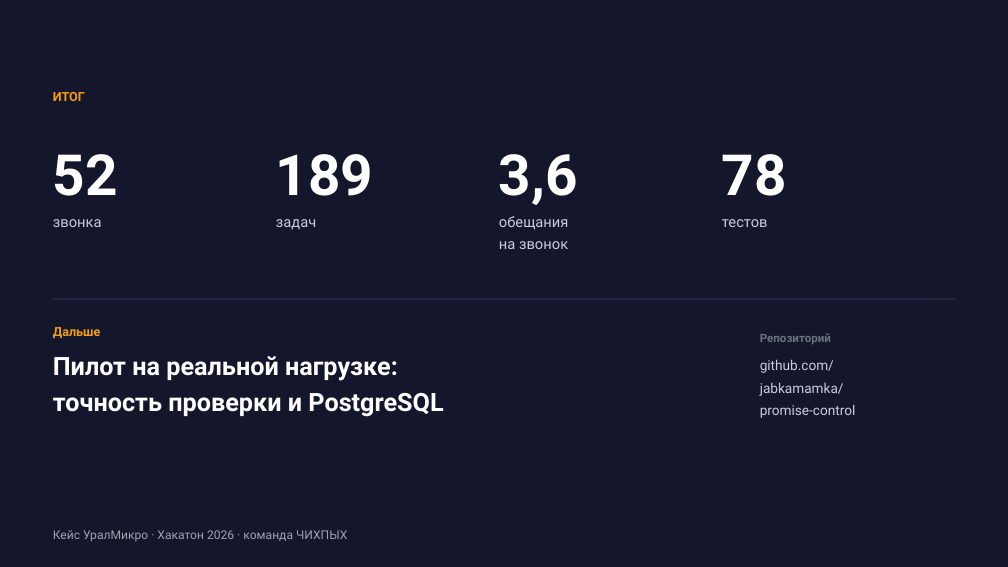
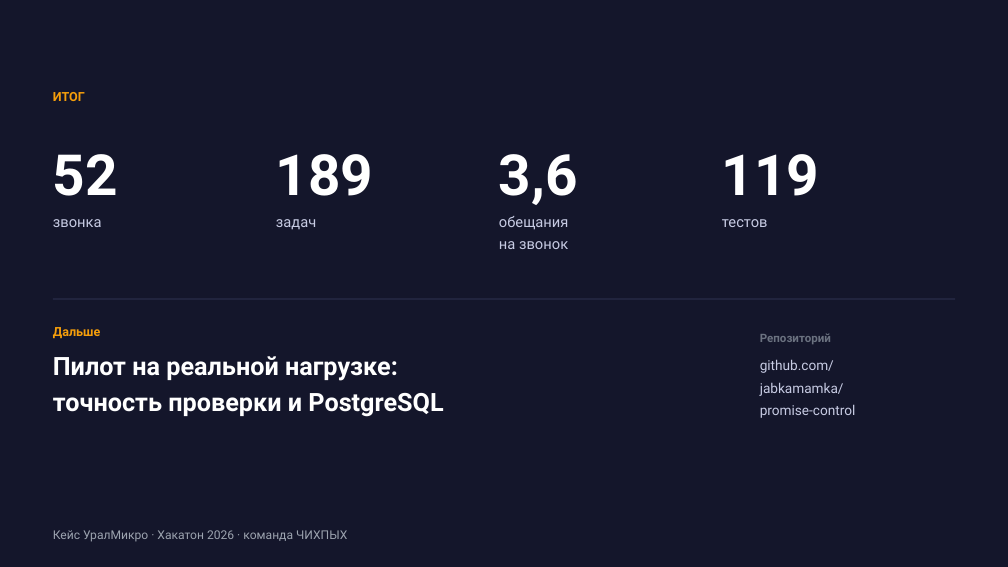
Before and after one commit to jabkamamka/promise-control, a slide deck: slide 9 of docs/Презентация_7_минут.pptx. Drawn at 1008x567 pixels with LibreOffice and Linux fonts; fonts in the diff are those of the drawing. Boxes give left, top, right and bottom in pixels: in the first picture for what was removed or moved away, otherwise in the second. Text is boxed around its words. In the diff, an @@ line names an element or a change of style, - is before the commit and + after.

```diff
--- a/docs/Презентация_7_минут.pptx
+++ b/docs/Презентация_7_минут.pptx
@@ text at [722,154,819,196]: text changed @@
-78
+119
```
Also in this commit, not shown: 2 other slides changed, 37 other files.
